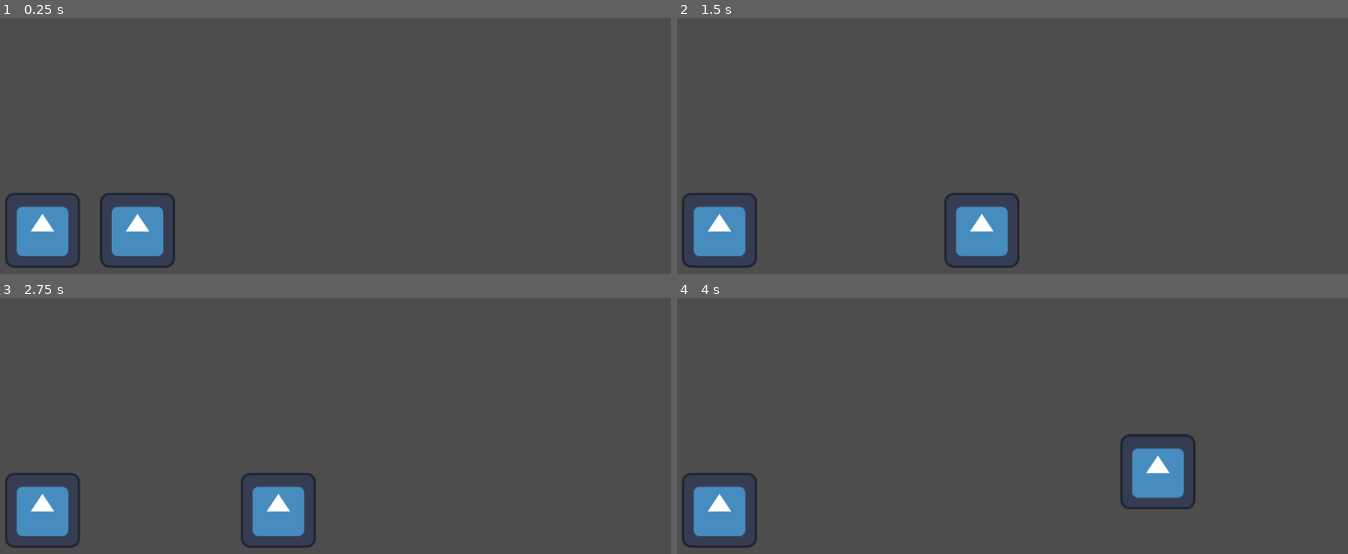
Above: before the commit, frames 1-4 (two rows, left to right).
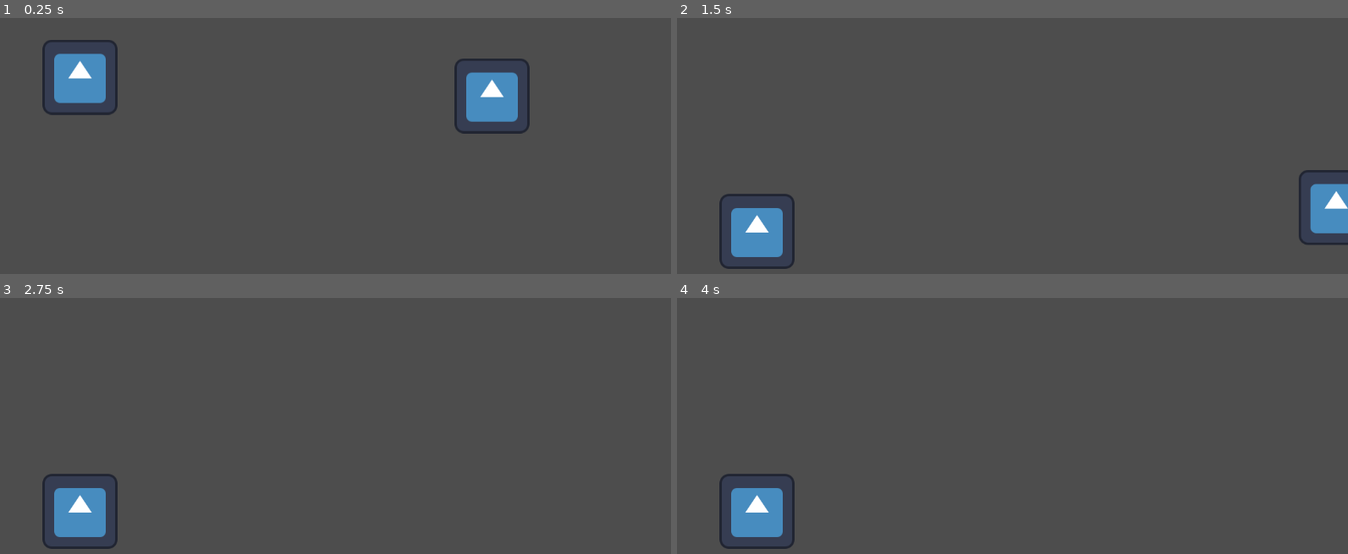
Above: after the commit, the same moments.

Repository: cs947939/vgd2025
Game: Godot game, scene res://node_2d.tscn
The game is run twice, just before and just after one commit, with the same random seed, the same clock (stepped at 60 frames per second) and the same inputs. The engine's default icon, where the game draws it, is replaced by a stand-in: a white triangle on a blue panel in a dark square.
Inputs:
- Up to frame 1 (0.25 s): no input
- Up to frame 2 (1.5 s): hold Right (ui_right) from 0.53 s (still down); tap Up (ui_up) at 0.6, 0.77, 1.07, 1.35 s
- Up to frame 3 (2.75 s): tap Up (ui_up) at 1.52, 1.82, 2.1 s; release Right (ui_right) at 2.03 s; hold Left (ui_left) from 2.03 s (still down)
- Up to frame 4 (4 s): release Left (ui_left) at 2.78 s; hold Right (ui_right) from 2.78 s (still down); tap Up (ui_up) at 2.85, 3.02, 3.32, 3.6, 3.77 s

The runs differ from the first frame. In frame 1, 7.7% of the frame differs, in the area x 0-79%, y 8-98%; in frame 2, 6.0%; in frame 3, 4.7%; in frame 4, 4.7%.

Commit message:
Updated keybinds and removed player collision

Diff:
--- a/node_2d.tscn
+++ b/node_2d.tscn
@@ -10,11 +10,11 @@
 [sub_resource type="RectangleShape2D" id="RectangleShape2D_7bwy1"]
 size = Vector2(132, 132)
 
+[sub_resource type="RectangleShape2D" id="RectangleShape2D_kf7ib"]
+size = Vector2(125, 124)
+
 [sub_resource type="RectangleShape2D" id="RectangleShape2D_ljkg4"]
 size = Vector2(1158.5, 194)
-
-[sub_resource type="RectangleShape2D" id="RectangleShape2D_kk3kv"]
-size = Vector2(82, 450)
 
 [node name="Sprite1" type="Node2D"]
 physics_interpolation_mode = 1
@@ -22,7 +22,8 @@
 
 [node name="CharacterBody2D2" type="CharacterBody2D" parent="."]
 physics_interpolation_mode = 1
-position = Vector2(-40, 266)
+position = Vector2(24, -24)
+collision_layer = 2
 script = ExtResource("1_lfuix")
 
 [node name="Sprite2D" type="Sprite2D" parent="CharacterBody2D2"]
@@ -32,12 +33,19 @@
 script = ExtResource("2_0odp4")
 
 [node name="CollisionShape2D" type="CollisionShape2D" parent="CharacterBody2D2"]
-position = Vector2(-1, 2)
+position = Vector2(-1, 0)
 shape = SubResource("RectangleShape2D_7bwy1")
+
+[node name="Area2D" type="Area2D" parent="CharacterBody2D2/CollisionShape2D"]
+
+[node name="CollisionShape2D" type="CollisionShape2D" parent="CharacterBody2D2/CollisionShape2D/Area2D"]
+position = Vector2(0.5, 0)
+shape = SubResource("RectangleShape2D_kf7ib")
 
 [node name="CharacterBody2D" type="CharacterBody2D" parent="."]
 physics_interpolation_mode = 1
-position = Vector2(122, 266)
+position = Vector2(726, 8)
+collision_layer = 2
 script = ExtResource("4_tgr73")
 
 [node name="Sprite2D" type="Sprite2D" parent="CharacterBody2D"]
@@ -47,7 +55,7 @@
 script = ExtResource("2_0odp4")
 
 [node name="CollisionShape2D" type="CollisionShape2D" parent="CharacterBody2D"]
-position = Vector2(1, 2)
+position = Vector2(1, 0)
 shape = SubResource("RectangleShape2D_7bwy1")
 
 [node name="Ground" type="Node2D" parent="."]
@@ -58,10 +66,4 @@
 position = Vector2(459.75, 431)
 shape = SubResource("RectangleShape2D_ljkg4")
 
-[node name="GroundLeft" type="Node" parent="."]
-
-[node name="GroundLeftBody" type="CharacterBody2D" parent="GroundLeft"]
-
-[node name="GroundLeftShape" type="CollisionShape2D" parent="GroundLeft/GroundLeftBody"]
-position = Vector2(-39, 233)
-shape = SubResource("RectangleShape2D_kk3kv")
+[connection signal="area_entered" from="CharacterBody2D2/CollisionShape2D/Area2D" to="CharacterBody2D" method="_on_touching_player1"]
--- a/project.godot
+++ b/project.godot
@@ -27,6 +27,36 @@
 "events": [Object(InputEventKey,"resource_local_to_scene":false,"resource_name":"","device":-1,"window_id":0,"alt_press …(191 unchanged characters)…
 ]
 }
+up_1={
+"deadzone": 0.5,
+"events": [Object(InputEventKey,"resource_local_to_scene":false,"resource_name":"","device":-1,"window_id":0,"alt_pressed":false,"shift_pressed":false,"ctrl_pressed":false,"meta_pressed":false,"pressed":false,"keycode":0,"physical_keycode":87,"key_label":0,"unicode":119,"location":0,"echo":false,"script":null)
+]
+}
+down_1={
+"deadzone": 0.5,
+"events": [Object(InputEventKey,"resource_local_to_scene":false,"resource_name":"","device":-1,"window_id":0,"alt_pressed":false,"shift_pressed":false,"ctrl_pressed":false,"meta_pressed":false,"pressed":false,"keycode":0,"physical_keycode":83,"key_label":0,"unicode":115,"location":0,"echo":false,"script":null)
+]
+}
+right_2={
+"deadzone": 0.5,
+"events": [Object(InputEventKey,"resource_local_to_scene":false,"resource_name":"","device":-1,"window_id":0,"alt_pressed":false,"shift_pressed":false,"ctrl_pressed":false,"meta_pressed":false,"pressed":false,"keycode":0,"physical_keycode":4194321,"key_label":0,"unicode":0,"location":0,"echo":false,"script":null)
+]
+}
+left_2={
+"deadzone": 0.5,
+"events": [Object(InputEventKey,"resource_local_to_scene":false,"resource_name":"","device":-1,"window_id":0,"alt_pressed":false,"shift_pressed":false,"ctrl_pressed":false,"meta_pressed":false,"pressed":false,"keycode":0,"physical_keycode":4194319,"key_label":0,"unicode":0,"location":0,"echo":false,"script":null)
+]
+}
+up_2={
+"deadzone": 0.5,
+"events": [Object(InputEventKey,"resource_local_to_scene":false,"resource_name":"","device":-1,"window_id":0,"alt_pressed":false,"shift_pressed":false,"ctrl_pressed":false,"meta_pressed":false,"pressed":false,"keycode":0,"physical_keycode":4194320,"key_label":0,"unicode":0,"location":0,"echo":false,"script":null)
+]
+}
+down_2={
+"deadzone": 0.5,
+"events": [Object(InputEventKey,"resource_local_to_scene":false,"resource_name":"","device":-1,"window_id":0,"alt_pressed":false,"shift_pressed":false,"ctrl_pressed":false,"meta_pressed":false,"pressed":false,"keycode":0,"physical_keycode":4194322,"key_label":0,"unicode":0,"location":0,"echo":false,"script":null)
+]
+}
 
 [rendering]
 
--- a/slime_2_2d.gd
+++ b/slime_2_2d.gd
@@ -11,15 +11,18 @@
 		velocity += get_gravity() * delta
 
 	# Handle jump.
-	if Input.is_action_just_pressed("ui_up") and is_on_floor():
+	if Input.is_action_just_pressed("up_2") and is_on_floor():
 		velocity.y = JUMP_VELOCITY
 
 	# Get the input direction and handle the movement/deceleration.
 	# As good practice, you should replace UI actions with custom gameplay actions.
-	var direction := Input.get_axis("ui_left", "ui_right")
+	var direction := Input.get_axis("left_2", "right_2")
 	if direction:
 		velocity.x = direction * SPEED
 	else:
 		velocity.x = move_toward(velocity.x, 0, SPEED)
 
 	move_and_slide()
+
+func _on_touching_player1(area: Area2D) -> void:
+	visible = false
